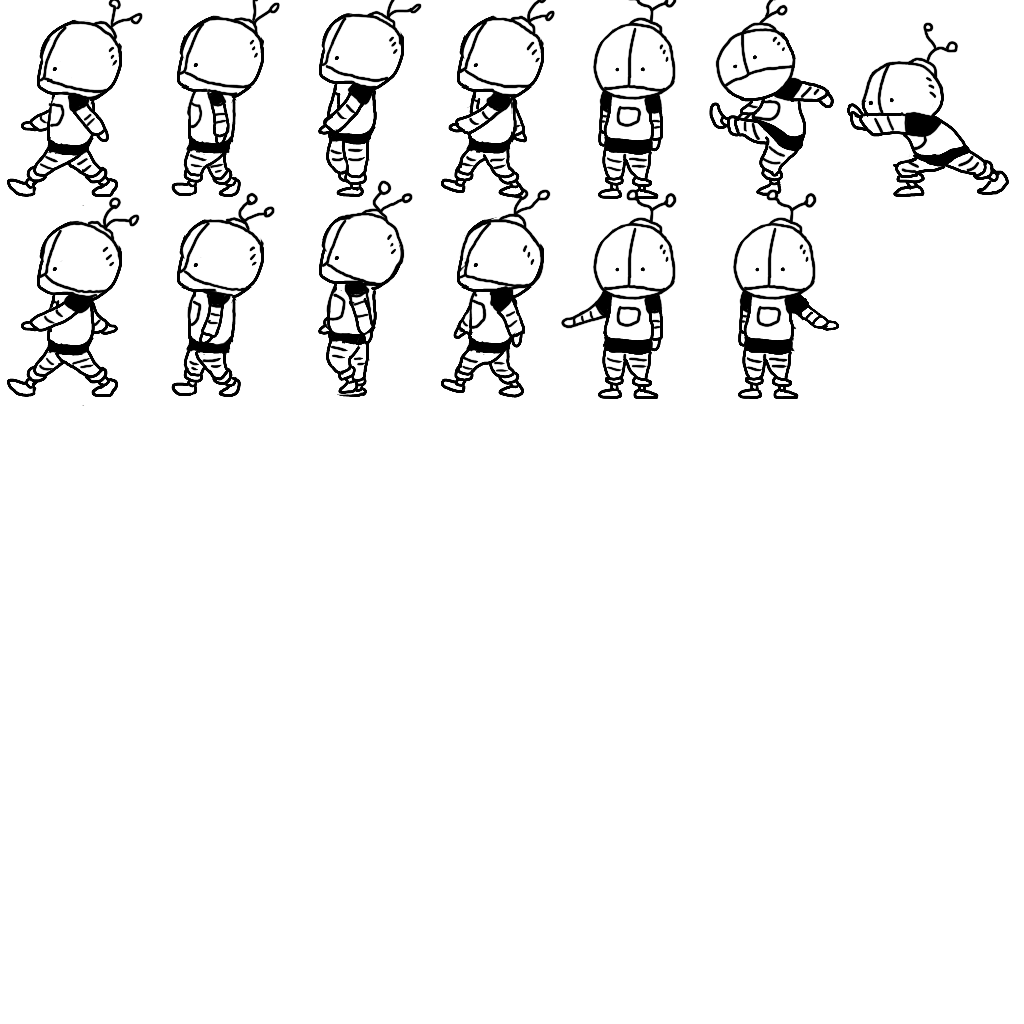
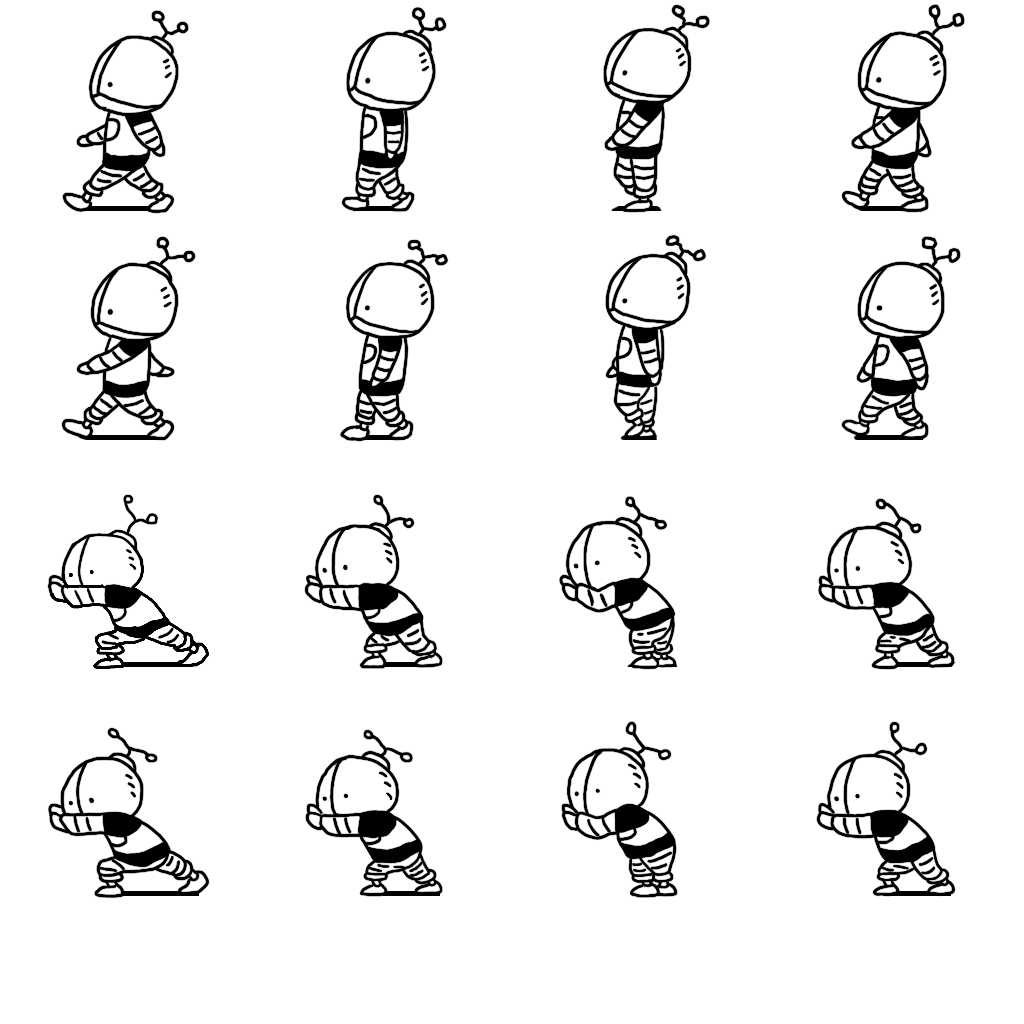
Two versions of the same layered image (1024x1024). Layer-by-layer changes:
added group "押す未来" (1st of 2) with 25 layers above "ボタン押す現在左手" over [47, 494, 956, 899]
moved "1" (1st of 2, in "押す未来") into group "押す未来", painted on it over [7, 12, 209, 669]
moved "2" (1st of 2, in "押す未来") into group "押す未来", painted on it over [171, 8, 443, 669]
moved "3" (1st of 2, in "押す未来") into group "押す未来", painted on it over [318, 4, 677, 670]
moved "4" (1st of 2, in "押す未来") into group "押す未来", painted on it over [441, 8, 955, 670]
moved "5" (1st of 2, in "押す未来") into group "押す未来", painted on it over [7, 212, 210, 899]
moved "6" (1st of 2, in "押す未来") into group "押す未来", painted on it over [171, 208, 443, 897]
moved "7" (1st of 2, in "押す未来") into group "押す未来", painted on it over [318, 204, 678, 898]
moved "8" (1st of 2, in "押す未来") into group "押す未来", painted on it over [441, 208, 956, 897]
added group "影" (1st of 2, in "押す未来") with 8 layers in group "押す未来" over [106, 662, 956, 896]
hid group "ボタン押す現在左手" (1 layers) over [733, 189, 839, 399]
hid group "ボタン押す未来右手" (2 layers) over [561, 189, 677, 399]
painted on "1" (2nd of 2, in "歩き未来") over [7, 0, 189, 214]
painted on "2" (2nd of 2, in "歩き未来") over [171, 0, 447, 213]
painted on "3" (2nd of 2, in "歩き未来") over [318, 0, 711, 213]
painted on "4" (2nd of 2, in "歩き未来") over [441, 0, 965, 213]
painted on "5" (2nd of 2, in "歩き未来") over [7, 197, 196, 441]
painted on "6" (2nd of 2, in "歩き未来") over [171, 192, 449, 442]
painted on "7" (2nd of 2, in "歩き未来") over [318, 180, 707, 440]
painted on "8" (2nd of 2, in "歩き未来") over [441, 187, 961, 440]
removed group "立ち絵未来" (2 layers) over [593, 0, 677, 199]
added group "影" (2nd of 2, in "歩き未来") with 8 layers in group "歩き未来" over [78, 206, 928, 440]
hid group "蹴る未来" (2 layers) over [709, 0, 834, 196]
hid group "押す未来" (2nd of 2) (2 layers) over [847, 22, 1009, 197]
…and 18 more changes (16 added, 2 removed)
